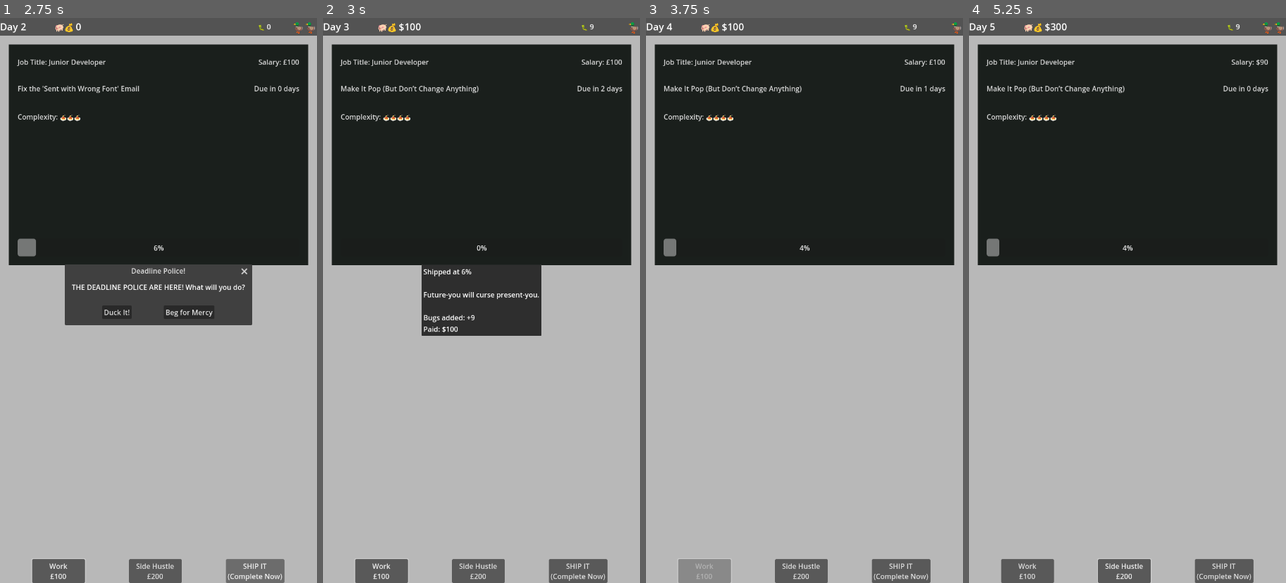
Above: before the commit, frames 1-4 (left to right).
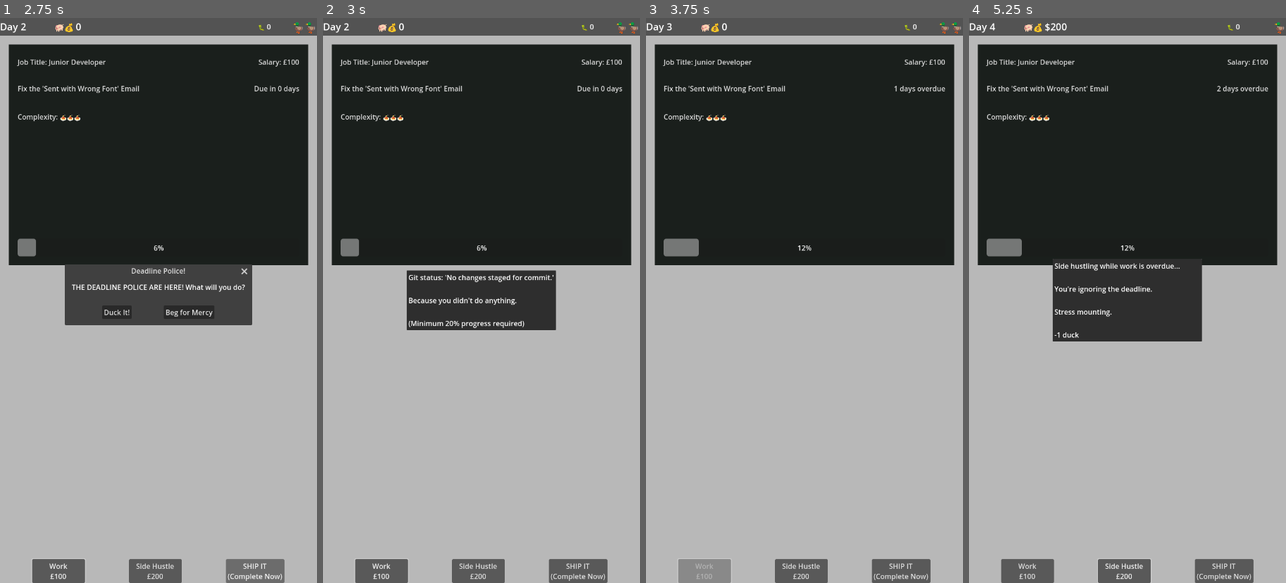
Above: after the commit, the same moments.

Repository: lmchoi/alt-f-this
Game: Godot game, scene res://scenes/game_ui.tscn
The game is run twice, just before and just after one commit, with the same random seed, the same clock (stepped at 60 frames per second) and the same inputs.
Inputs (mouse positions are in pixels of both pictures, inside the frame that each line leads up to):
- Up to frame 1 (2.75 s): click "Work £100" at 0.5 s; click "Side Hustle £200" at 1.25 s; click "SHIP IT (Complete Now)" at 2 s
- Up to frame 2 (3 s): click "Duck It!" at 2.75 s
- Up to frame 3 (3.75 s): click "Work £100" at 3.5 s
- Up to frame 4 (5.25 s): click "Side Hustle £200" at 4.25 s; click (1159, 311) at 5 s, where only the run before the commit has a clickable "Beg for Mercy"

Frame 1 is identical in both runs. In frame 2, 3.2% of the frame differs, in the area x 5-96%, y 0-57%; in frame 3, 0.8%; in frame 4, 7.1%, in the area x 6-96%, y 0-58%.

Commit message:
Duck it action can only be done when progress is above 20

Diff:
--- a/autoloads/game_manager.gd
+++ b/autoloads/game_manager.gd
@@ -197,6 +197,11 @@
 			salary -= 10
 			print("mercy")
 		"duck_it":
-			ducks -= 1
-			ship_it()
-			print("duck it")
+			if current_task.progress < 20:
+				# Same cheeky message as trying to ship early
+				var cheeky_message = get_too_early_message()
+				event_occurred.emit({"text": cheeky_message, "money": 0, "ducks": 0})
+			else:
+				ducks -= 1
+				ship_it()
+				print("duck it")
